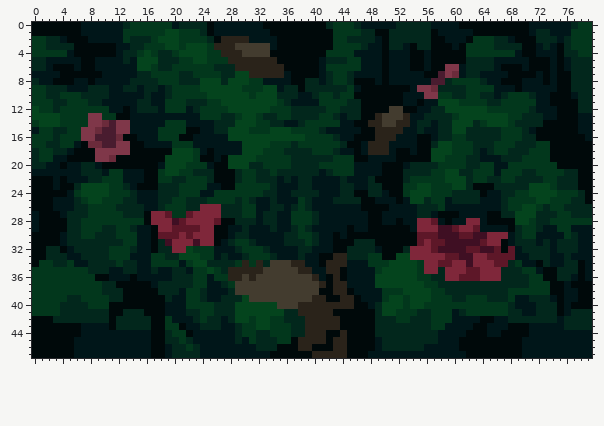
File history of a sprite sheet, Backgrounds/VerdantUG1.png. The picture above is the old version.
The file is 160x96 pixels, drawn in blocks of 2x2; one block is one cell here.
The same view after the edit:
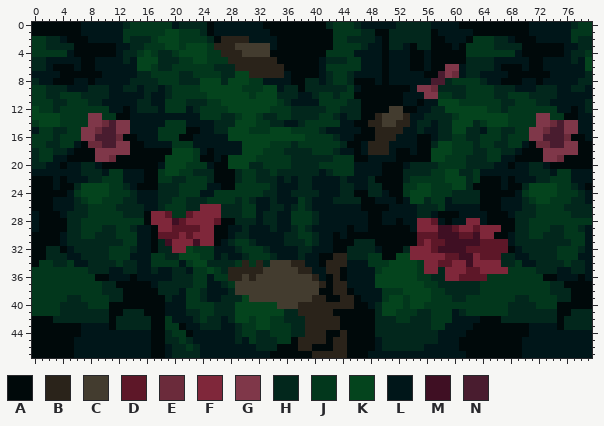
Palette (. is transparent): A #00090a  B #2a231a  C #433c2f  D #5d1728  E #6b2b3b  F #7f273a  G #7f3749  H #02271c  J #02371c  K #04441d  L #001619  M #3f0f23  N #491c2f
The edit:
y 1: x 72..73 HH -> LL
y 2: x 72..74 HHH -> LLL; x 76 H -> L; x 78..79 JJ -> HH
y 3: x 72..74 LHL -> AAA; x 76..79 HJJJ -> LLHH
y 4: x 72..74 LLL -> AAA; x 76 H -> L; x 78 J -> H
y 5: x 73 A -> L; x 75 A -> L; x 78..79 HH -> LK
y 6: x 73 A -> L; x 75 A -> L; x 77..79 HHH -> LLK
y 7: x 72 L -> A; x 75..78 AAHH -> LLLL
y 8: x 72..73 LA -> AL; x 75..77 AAH -> LLL
y 9: x 66..69 LLLA -> HHHL; x 72..76 LLLAA -> HHHLL; x 79 H -> L
y 10: x 64..66 HHL -> JJH; x 72..76 LLAAA -> HHHLL; x 78..79 HH -> LL
y 11: x 65..68 HHJJ -> JJHH; x 72..78 LLAAAAH -> HHLLLLL
y 12: x 67 J -> H; x 71..76 HLLLAA -> JJJJLL; x 78 H -> L
y 13: x 70..75 HHHLLA -> JJGGJJ
y 14: x 69..77 HHHHAAAAA -> JJJGGENGG
y 15: x 64..68 HHHJJ -> LJJHH; x 70..77 HLAAAAAA -> JGGENNGG
y 16: x 64..67 HHHJ -> JJJH; x 70..76 HHAAAAA -> JGGNNNE
y 17: x 64..67 HHJJ -> JJHH; x 69..77 HHHJJAAAA -> JLAEENNGG
y 18: x 64..65 LH -> HJ; x 67 J -> H; x 69..77 HHJJJAAAA -> LAAAGGGGG
y 19: x 64..75 LLLHHHJJJJAA -> HJJLLAAAAGGE
y 20: x 64..65 JJ -> HH; x 68..74 JJJJJJJ -> ALLHHLA
y 21: x 64..65 JJ -> LL; x 67..70 JJJH -> LLLL; x 72..74 JJJ -> HHL; x 76..79 HHAA -> JLLL
y 22: x 64..71 JHHJJHHH -> AAALALLL; x 73 J -> H; x 75..79 HHHAA -> JJLLL
y 23: x 66..69 HHHH -> ALAA; x 74..76 JHH -> KJJ; x 78 A -> L
y 24: x 65..69 LLHHJ -> AAAAL; x 79 A -> L
y 25: x 64..70 LLLHJJJ -> AAALLLH; x 79 A -> L
y 26: x 64..71 LLLHJJKK -> AAALLLHH; x 73 H -> J
y 27: x 67..74 HHKKKHHH -> ALHHHJJJ
y 28: x 69..70 KK -> HH; x 72..73 HH -> JJ
y 29: x 64..67 LLLL -> FFFA; x 70 J -> H; x 72..75 HLLJ -> JJHH; x 77..78 LL -> JH
y 30: x 64 M -> F; x 66..67 FF -> AA; x 70 J -> H; x 72..75 LLLL -> JHHH; x 77..78 HL -> JJ
y 31: x 65..67 FFA -> DDD; x 72 L -> H; x 74 L -> H; x 77..78 HL -> JJ
y 32: x 64..65 MM -> DD; x 67..68 AD -> DA; x 74..78 LHHHL -> HJJJH
y 33: x 64 F -> D; x 67..68 DD -> HH; x 74..77 LLHL -> HJJJ
y 34: x 66..67 DD -> FH; x 72 A -> H; x 74..76 LLH -> HHJ; x 78 A -> H
y 35: x 67..69 HHH -> FJJ; x 72..76 LAAHH -> HHHLL; x 78 A -> H
y 36: x 64..70 FFFHHHH -> DJJJJJJ; x 75..76 HH -> LL
y 37: x 64..70 HHHHHHH -> JJJJJJJ; x 74..76 AAL -> HHA
y 38: x 64..67 HHHH -> JJJJ; x 74..77 AALL -> HHHA
y 39: x 65..67 HHH -> JJJ; x 69..77 LLHHHLALL -> HHJJJJHHA
y 40: x 69..74 LLLHHH -> HHHJJJ; x 76 L -> A
y 41: x 70..71 LL -> HH; x 76 L -> A
y 42: x 66..67 LL -> AH; x 75 L -> A
y 43: x 65..67 LLL -> AAA; x 75 L -> A
y 44: x 65..66 LL -> AA
Pixel boxes of the changes (left, top, right, bottom) in both pictures:
changed: (480, 29, 592, 337)
